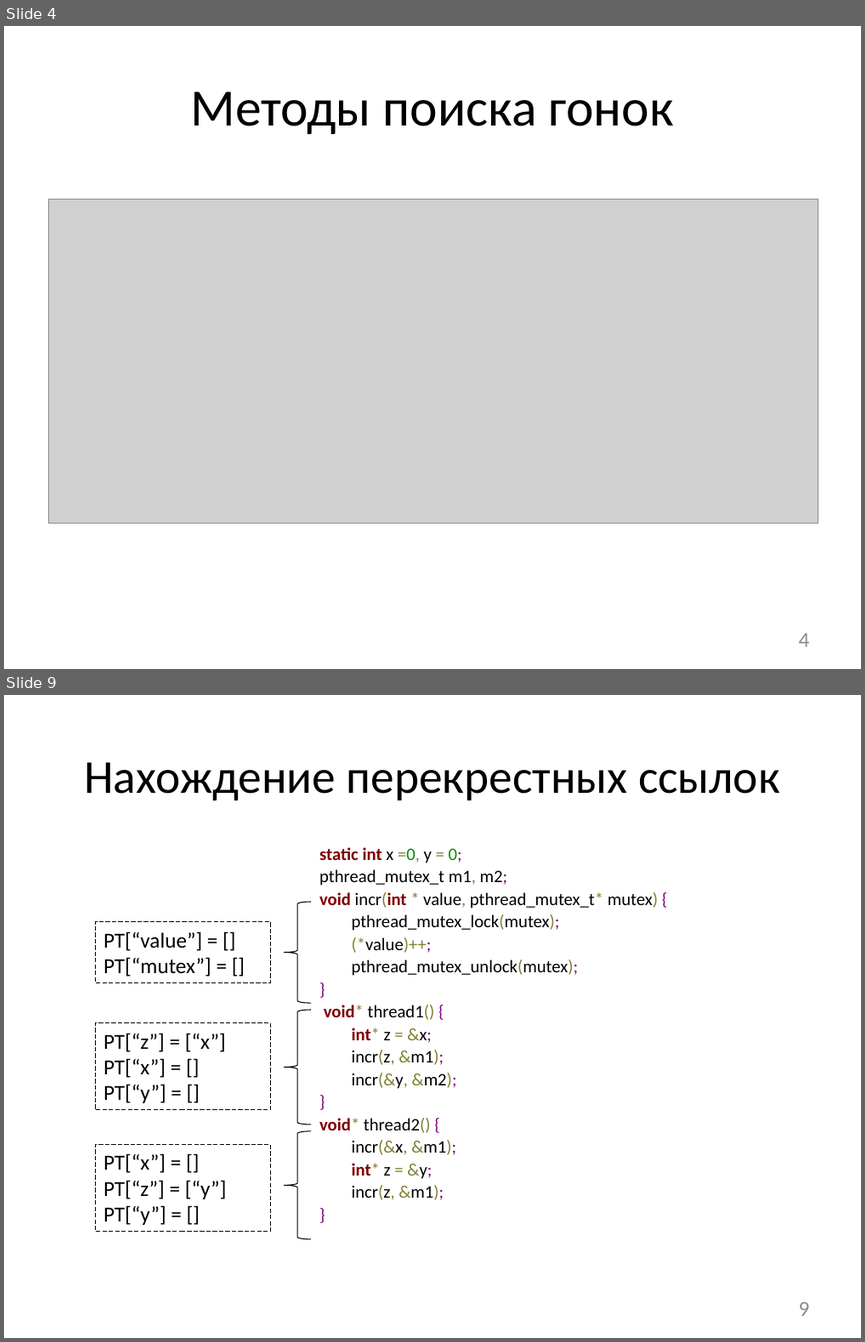
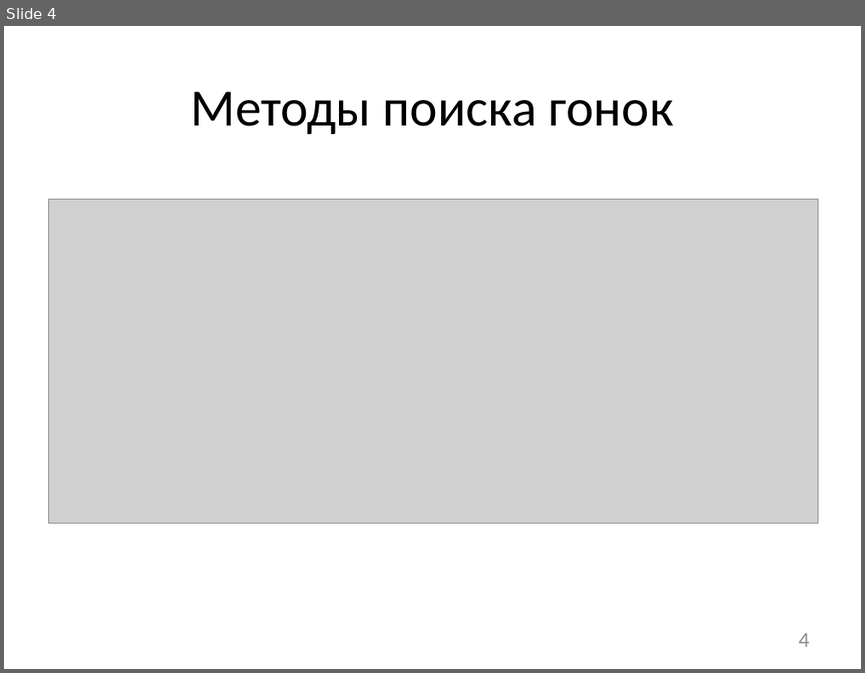
Before and after one commit to afrolovskiy/diplom, a slide deck: presentations/diplom/static race detection.pptx. Shown one above the other, each under a label of ours: slides 4 and 9 before the commit, slide 4 after it; the slides between them are not shown. The pictures are 865x1342 and 865x673 pixels, drawn with LibreOffice and Linux fonts; fonts in the diff are those of the drawing; grey boxes stand for pictures. Boxes give left, top, right and bottom in pixels: in the first picture for what was removed or moved away, otherwise in the second. Text is boxed around its words. In the diff, an @@ line names an element or a change of style, - is before the commit and + after.

```diff
--- a/presentations/diplom/static race detection.pptx
+++ b/presentations/diplom/static race detection.pptx
@@ slide 9 removed at bbox=[4, 695, 861, 1338], background #FFFFFF @@
@@ title removed at bbox=[84, 762, 780, 800] @@
-Нахождение перекрестных ссылок
@@ text removed at bbox=[319, 847, 658, 1200] @@
-static int x =0, y = 0;
-pthread_mutex_t m1, m2;
-void incr(int * value, pthread_mutex_t* mutex) {
-pthread_mutex_lock(mutex);
-(*value)++;
-pthread_mutex_unlock(mutex);
-}
-void* thread1() {
-int* z = &x;
-incr(z, &m1);
-incr(&y, &m2);
-}
-void* thread2() {
-incr(&x, &m1);
-int* z = &y;
-incr(z, &m1);
-}
@@ rectangle removed at bbox=[95, 922, 270, 983] @@
-PT[“value”] = []
-PT[“mutex”] = []
@@ left brace removed at bbox=[284, 902, 311, 1003] @@
@@ rectangle removed at bbox=[95, 1023, 270, 1110] @@
-PT[“z”] = [“x”]
-PT[“x”] = []
-PT[“y”] = []
@@ left brace removed at bbox=[284, 1009, 311, 1124] @@
@@ rectangle removed at bbox=[95, 1145, 270, 1231] @@
-PT[“x”] = []
-PT[“z”] = [“y”]
-PT[“y”] = []
@@ left brace removed at bbox=[284, 1131, 311, 1239] @@
@@ page number removed at bbox=[799, 1302, 810, 1315] @@
-9
```
Also in this commit, not shown: 7 slides changed, 3 slides added, 1 other slide removed, 23 other files.
